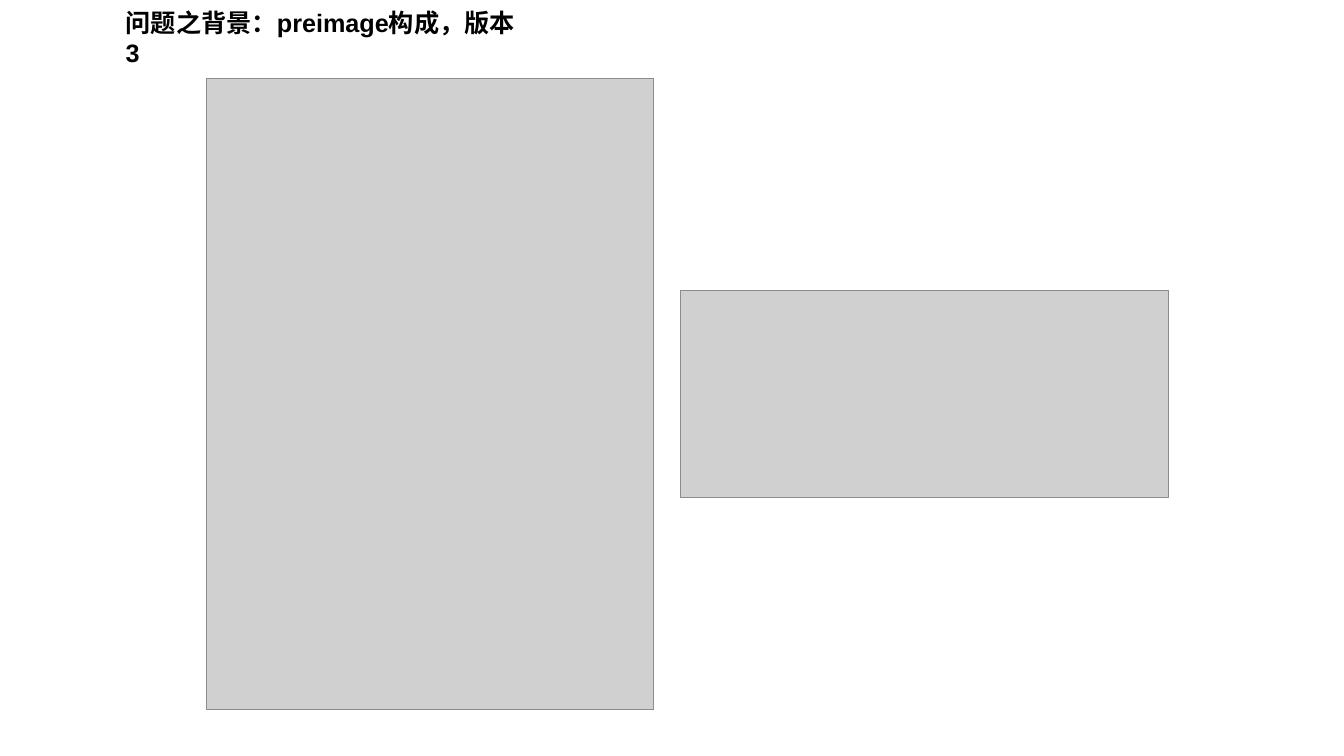
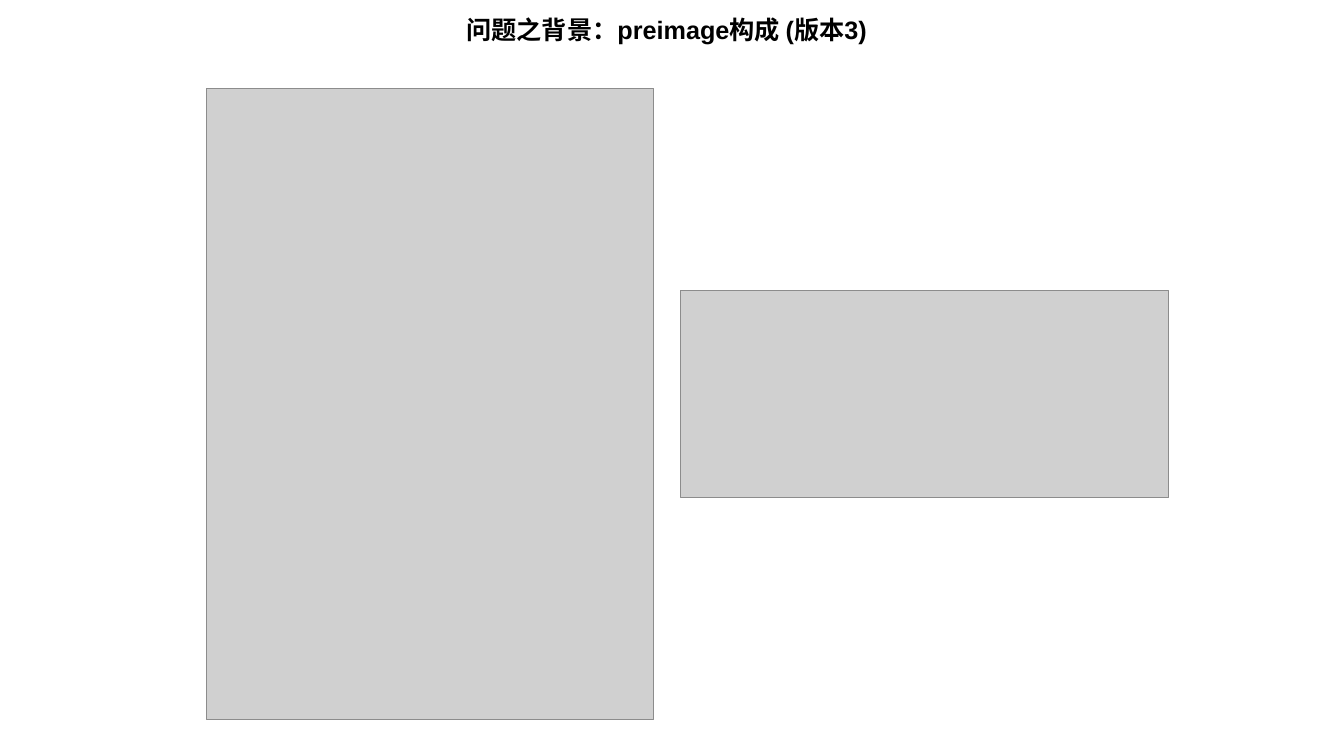
Before and after one commit to TuringBitChain/Document, a slide deck: slide 4 of Solve_BSV-L1-Contract_BackToGenesis_Problem_WithoutHardFork.pptx. Drawn at 1344x756 pixels with LibreOffice and Linux fonts; fonts in the diff are those of the drawing; grey boxes stand for pictures. Boxes give left, top, right and bottom in pixels: in the first picture for what was removed or moved away, otherwise in the second. Text is boxed around its words. In the diff, an @@ line names an element or a change of style, - is before the commit and + after.

```diff
--- a/Solve_BSV-L1-Contract_BackToGenesis_Problem_WithoutHardFork.pptx
+++ b/Solve_BSV-L1-Contract_BackToGenesis_Problem_WithoutHardFork.pptx
@@ text at [466,17,867,45]: text changed @@
-问题之背景：preimage构成，版本3
+问题之背景：preimage构成 (版本3)
@@ picture: place and size @@
-picture at [207,79,654,711]
+picture at [207,88,654,720]
```
Also in this commit, not shown: 6 other slides changed.
